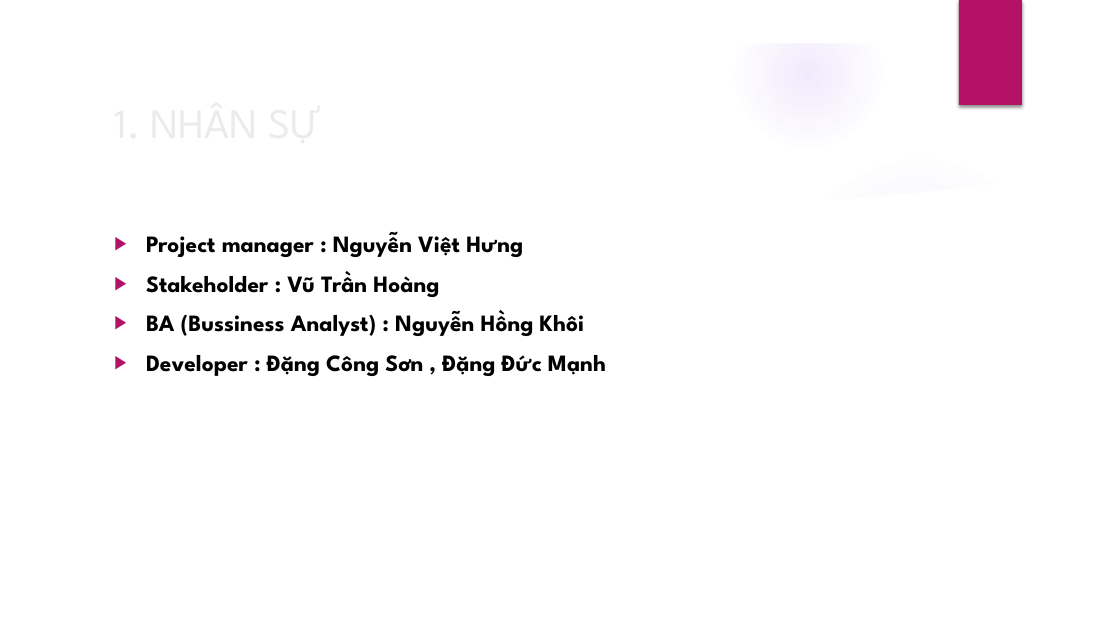
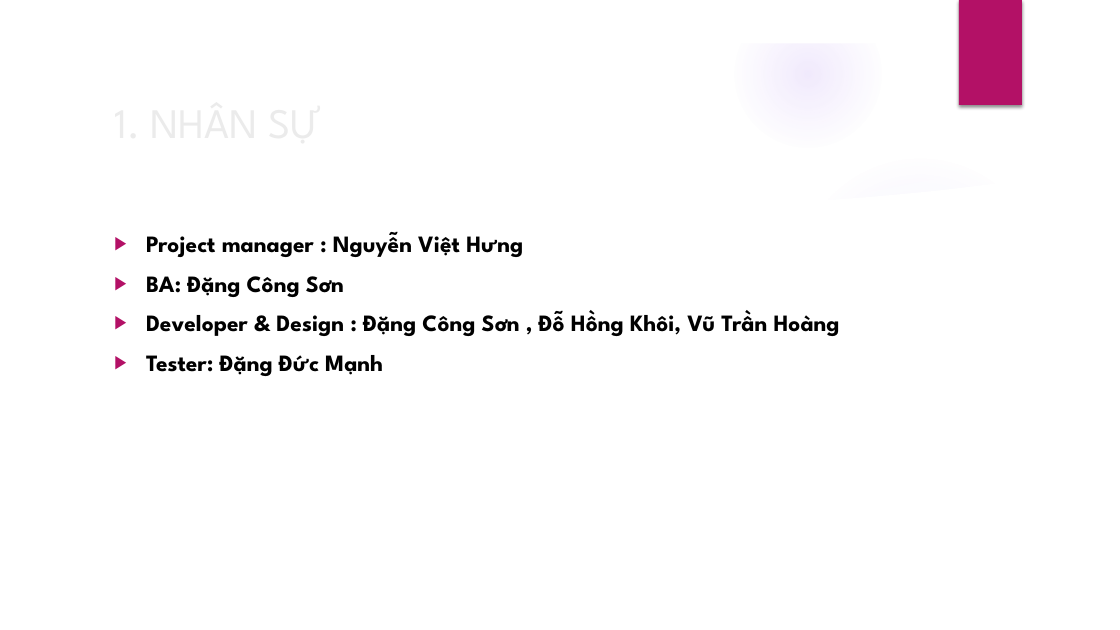
Before and after one commit to sondc/SWM_Project, a slide deck: slide 3 of Document/Slide_Project.pptx (slide 4 before the commit). Drawn at 1120x630 pixels with LibreOffice and Linux fonts; fonts in the diff are those of the drawing; background and template pictures are left out. Boxes give left, top, right and bottom in pixels: in the first picture for what was removed or moved away, otherwise in the second. Text is boxed around its words. In the diff, an @@ line names an element or a change of style, - is before the commit and + after.

```diff
--- a/Document/Slide_Project.pptx
+++ b/Document/Slide_Project.pptx
@@ text at [146, 276, 840, 376]: text changed @@
-▶ Stakeholder : Vũ Trần Hoàng
-▶ BA (Bussiness Analyst) : Nguyễn Hồng Khôi
-▶ Developer : Đặng Công Sơn , Đặng Đức Mạnh
+▶ BA: Đặng Công Sơn
+▶ Developer & Design : Đặng Công Sơn , Đỗ Hồng Khôi, Vũ Trần Hoàng
+▶ Tester: Đặng Đức Mạnh
```
Also in this commit, not shown: 3 other slides changed, 1 slide added, 2 slides removed.
